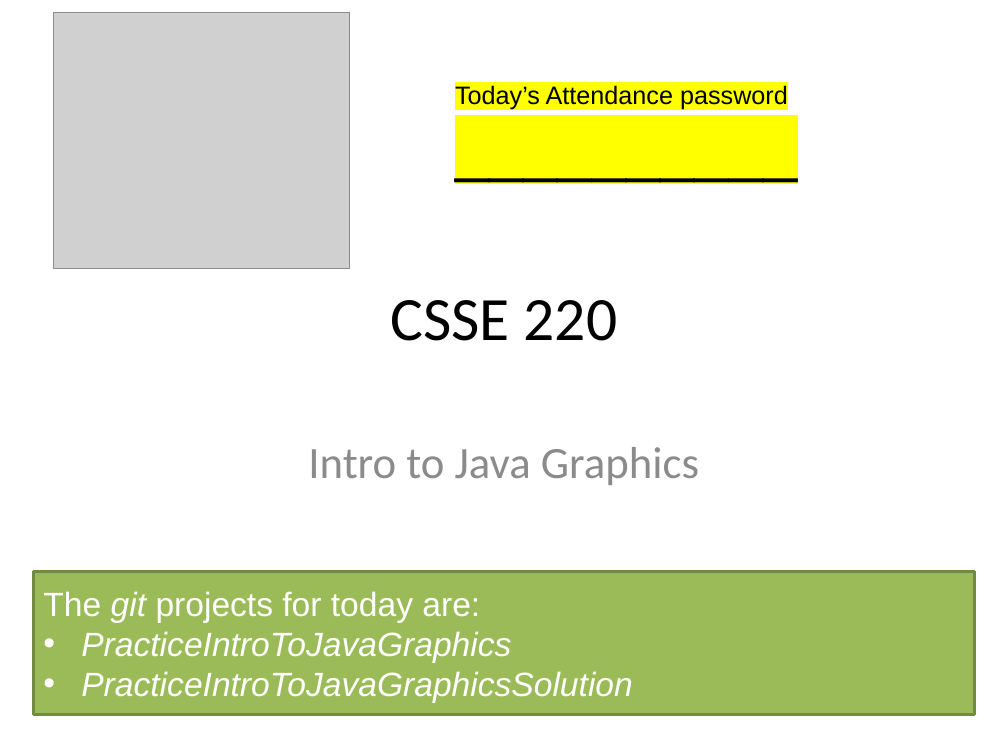
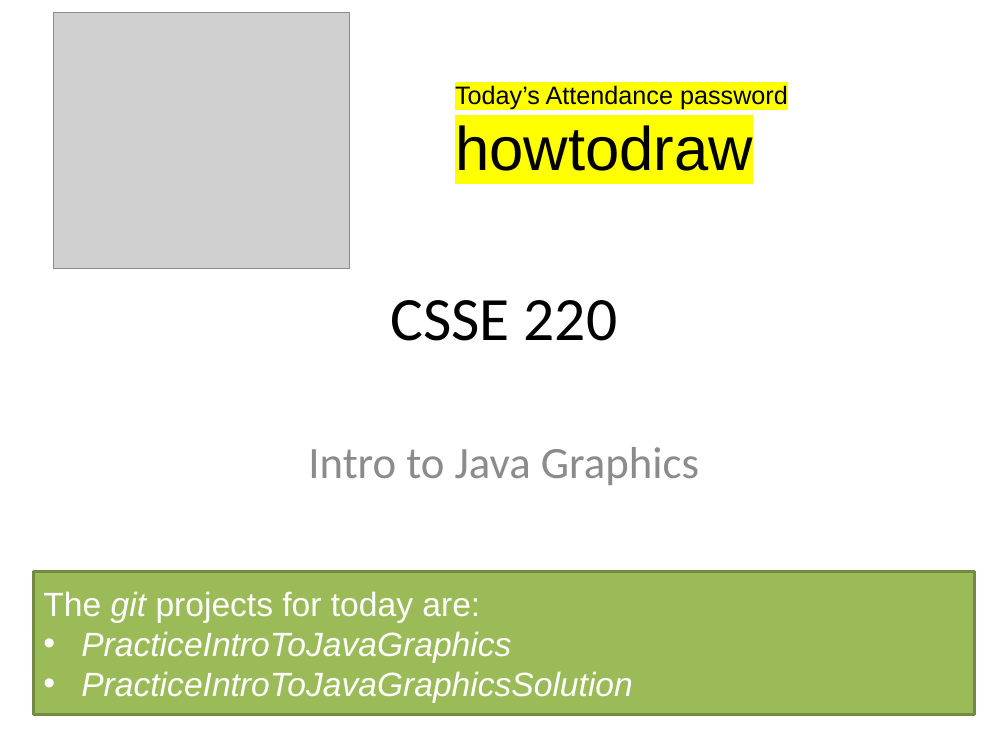
Before and after one commit to RHIT-CSSE/csse220, a slide deck: slide 1 of ClassMaterials/IntroToGraphics/Slides/Graphics.pptx. Drawn at 1008x756 pixels with LibreOffice and Linux fonts; fonts in the diff are those of the drawing; grey boxes stand for pictures. Boxes give left, top, right and bottom in pixels: in the first picture for what was removed or moved away, otherwise in the second. Text is boxed around its words. In the diff, an @@ line names an element or a change of style, - is before the commit and + after.

```diff
--- a/ClassMaterials/IntroToGraphics/Slides/Graphics.pptx
+++ b/ClassMaterials/IntroToGraphics/Slides/Graphics.pptx
@@ text at (455, 125, 753, 171): text changed @@
-__________
+howtodraw
```
Also in this commit, not shown: 1 other slide changed, 1 slide removed, 1 other file.
